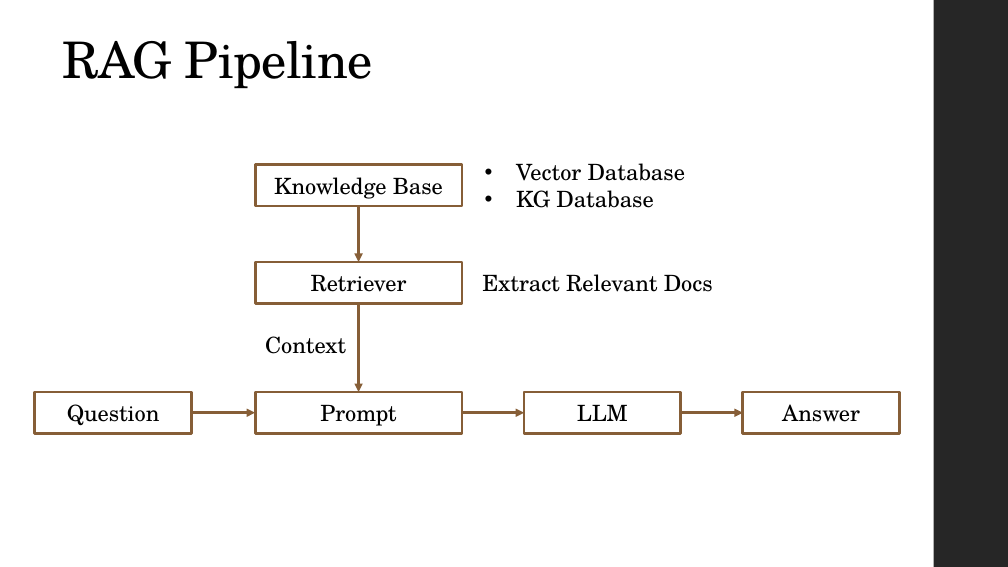
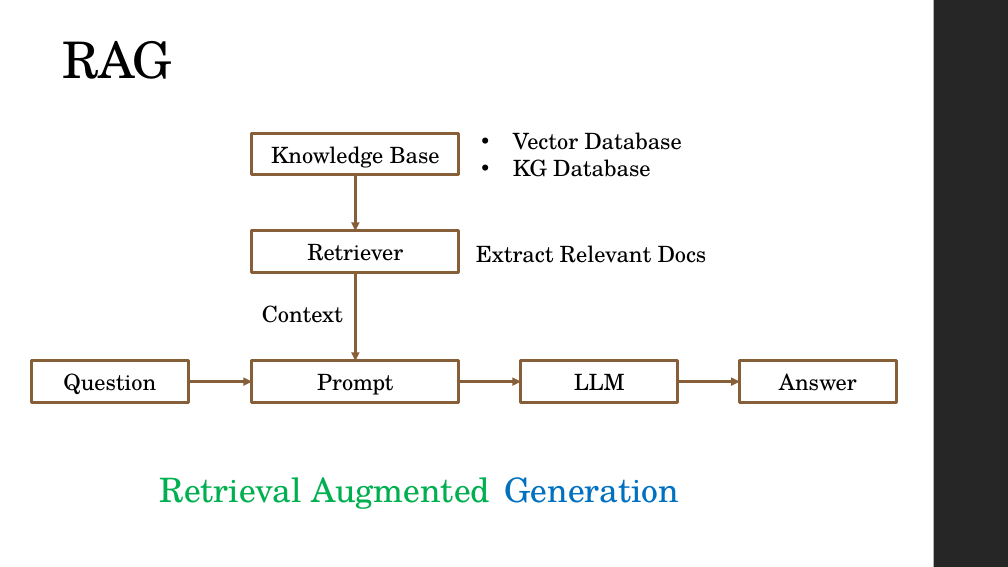
Before and after one commit to benjaminlq/llm_workshops, a slide deck: slide 5 of AI_Health_Summit/AI Summit Practical Workshop.pptx. Drawn at 1008x567 pixels with LibreOffice and Linux fonts; fonts in the diff are those of the drawing. Boxes give left, top, right and bottom in pixels: in the first picture for what was removed or moved away, otherwise in the second. Text is boxed around its words. In the diff, an @@ line names an element or a change of style, - is before the commit and + after.

```diff
--- a/AI_Health_Summit/AI Summit Practical Workshop.pptx
+++ b/AI_Health_Summit/AI Summit Practical Workshop.pptx
@@ title at (63,41,172,79): text changed @@
-RAG Pipeline
+RAG
@@ 6 rectangles, 5 arrows, 3 texts: place and size @@
-6 rectangles, 5 arrows, 3 texts at (35,163,899,433)
+6 rectangles, 5 arrows, 3 texts at (31,132,896,402)
@@ text added at (160,477,490,509), 24 pt, text #00B050 @@
+Retrieval Augmented
@@ text added at (505,477,680,503), 24 pt, text #0070C0 @@
+Generation
```
Also in this commit, not shown: 3 other slides changed, 1 slide added.
